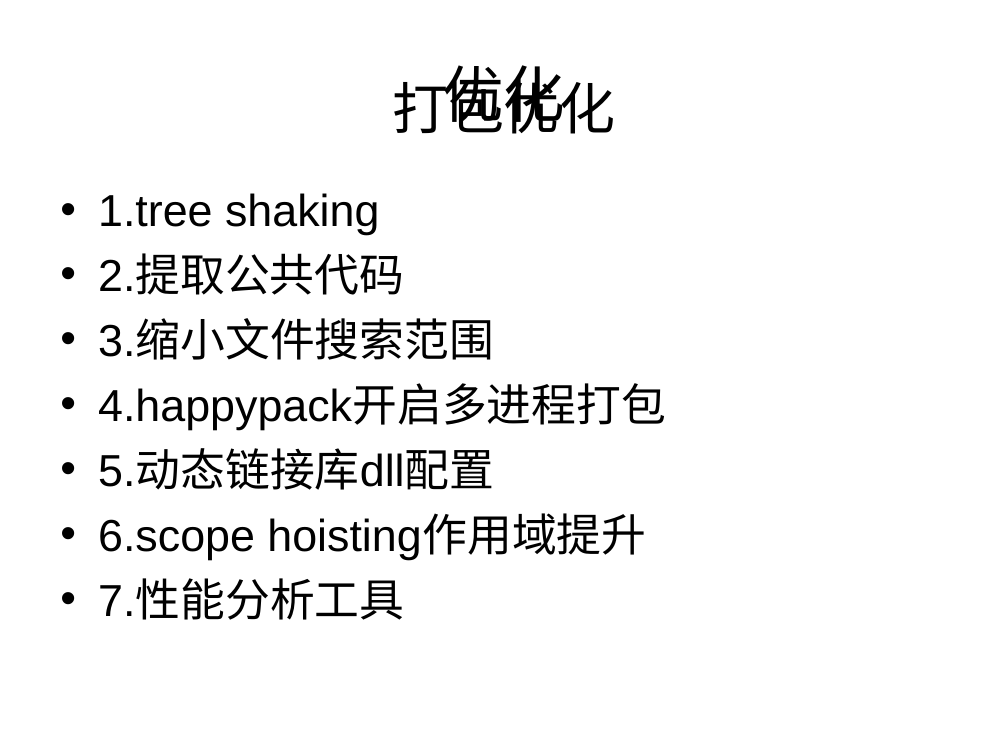
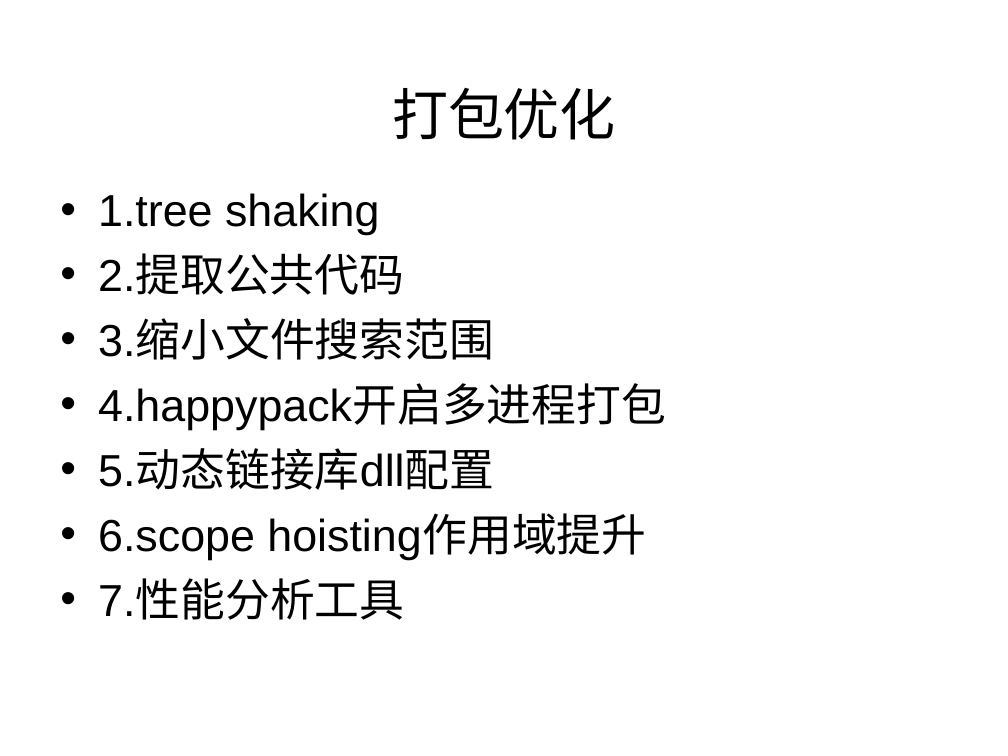
Before and after one commit to wangjiaoj/document, a slide deck: slide 14 of webpack/webpack教程.ppt. Drawn at 1008x756 pixels with LibreOffice and Linux fonts; fonts in the diff are those of the drawing. Boxes give left, top, right and bottom in pixels: in the first picture for what was removed or moved away, otherwise in the second. Text is boxed around its words. In the diff, an @@ line names an element or a change of style, - is before the commit and + after.

```diff
--- a/webpack/webpack教程.ppt
+++ b/webpack/webpack教程.ppt
@@ text "打包优化" rewrapped from box(392, 73, 616, 134) to box(392, 88, 616, 140) @@
@@ title removed at box(442, 65, 565, 133) @@
-优化
```
Also in this commit, not shown: 20 other slides changed, 1 slide added, 1 slide removed, 9 other files.
